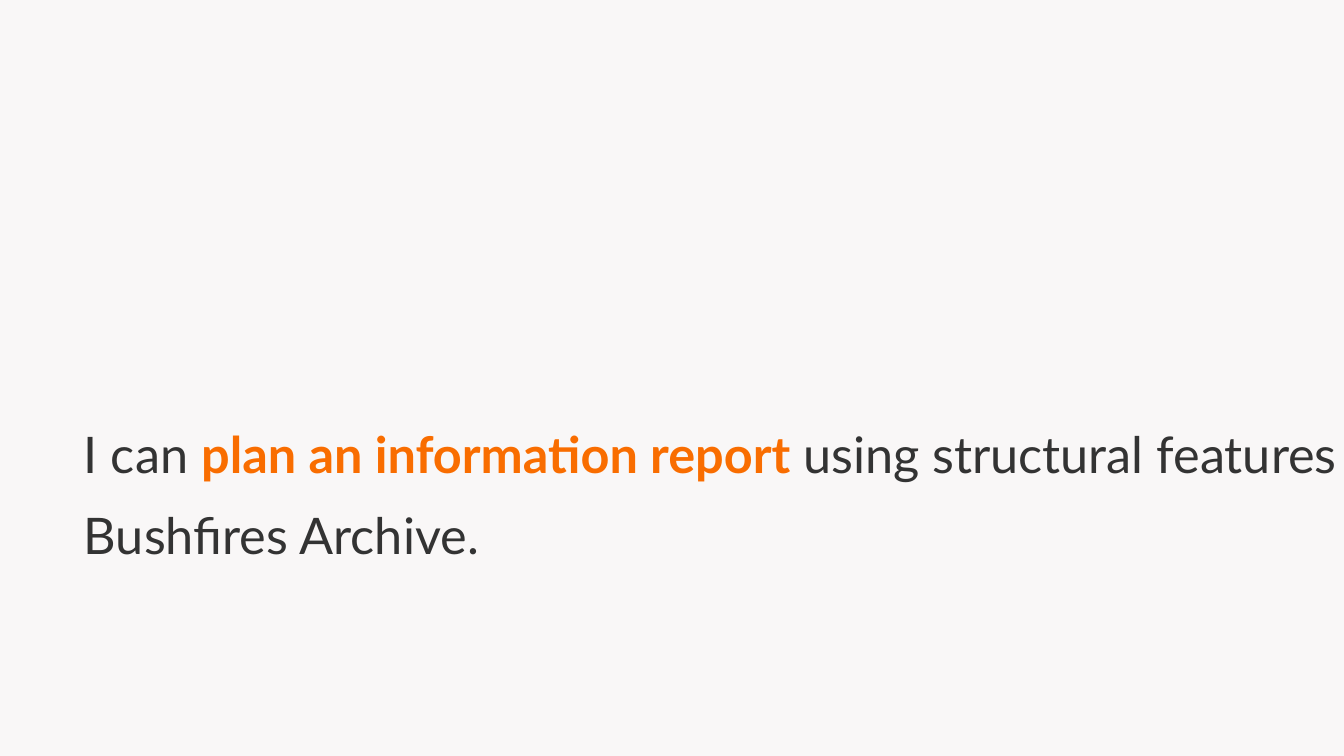
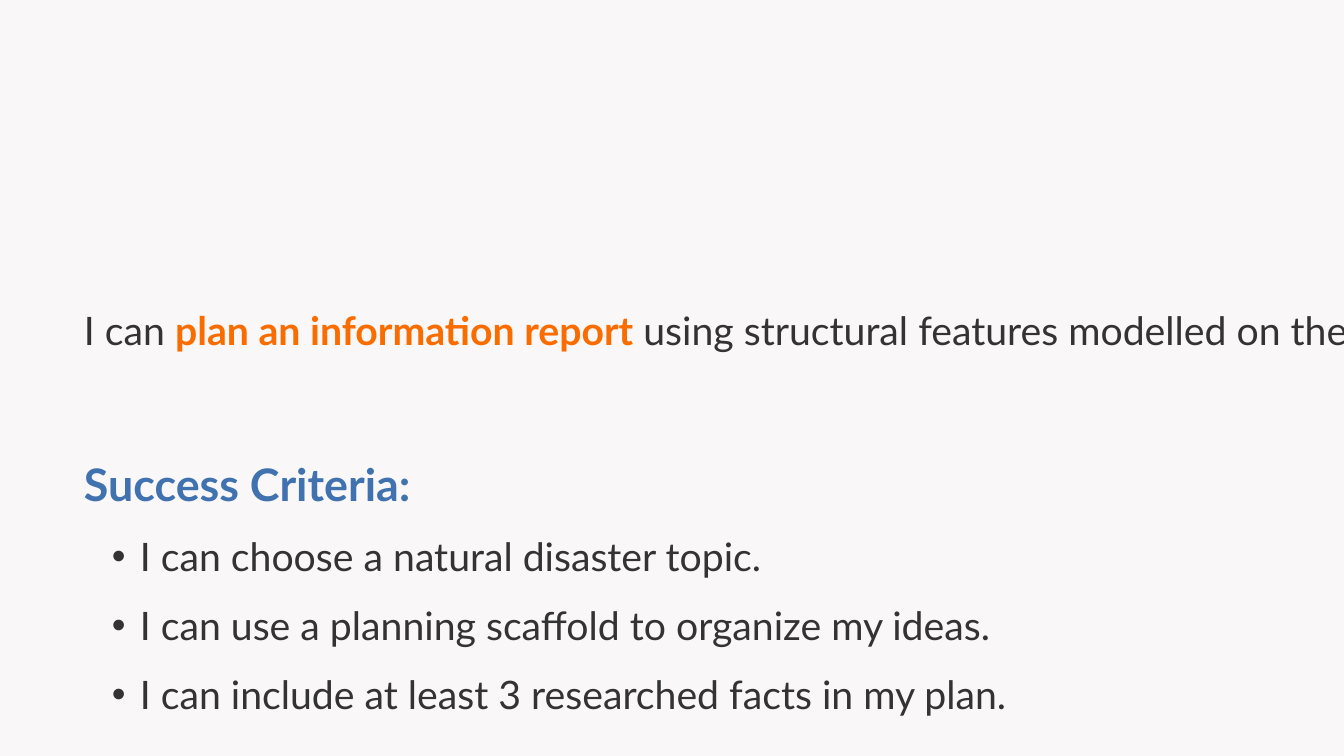
Before and after one commit to dsuth10/Joshua, a slide deck: slide 2 of Units/English/English_Unit_2/Lesson_Plans/Lesson_17/Lesson_17_Presentation.pptx. Drawn at 1344x756 pixels with LibreOffice and Linux fonts; fonts in the diff are those of the drawing. Boxes give left, top, right and bottom in pixels: in the first picture for what was removed or moved away, otherwise in the second. Text is boxed around its words. In the diff, an @@ line names an element or a change of style, - is before the commit and + after.

```diff
--- a/Units/English/English_Unit_2/Lesson_Plans/Lesson_17/Lesson_17_Presentation.pptx
+++ b/Units/English/English_Unit_2/Lesson_Plans/Lesson_17/Lesson_17_Presentation.pptx
@@ text "I can plan an information ...": place and size @@
-text "I can plan an information ..." at bbox=[84, 435, 1337, 555]
+text "I can plan an information ..." at bbox=[84, 316, 1344, 352]
@@ text "I can plan an information ..." at bbox=[84, 316, 1344, 352]: size 27 to 21 pt; line spacing 43.2pt to 29.4pt; less space between paragraphs @@
@@ text "Success Criteria:": place and size @@
-text "Success Criteria:" at bbox=[83, 751, 1344, 756]
+text "Success Criteria:" at bbox=[84, 468, 410, 502]
@@ text "Success Criteria:" at bbox=[84, 468, 410, 502]: size 30 to 24 pt; line spacing 48pt to 33.6pt; less space between paragraphs @@
@@ text added at bbox=[140, 542, 1006, 716], 21 pt, text #333333 @@
+• I can choose a natural disaster topic.
+• I can use a planning scaffold to organize my ideas.
+• I can include at least 3 researched facts in my plan.
```
Also in this commit, not shown: 6 other slides changed, 35 other files.
